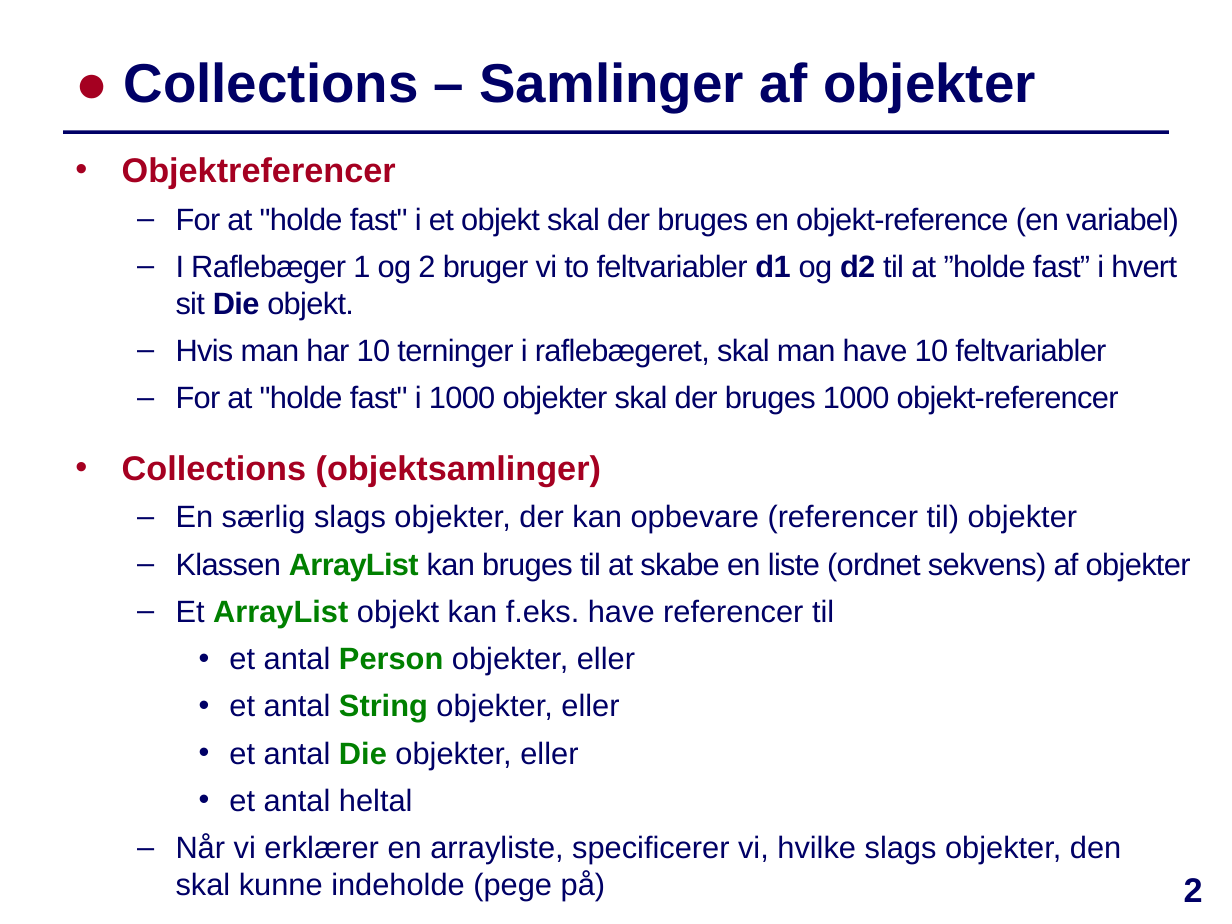
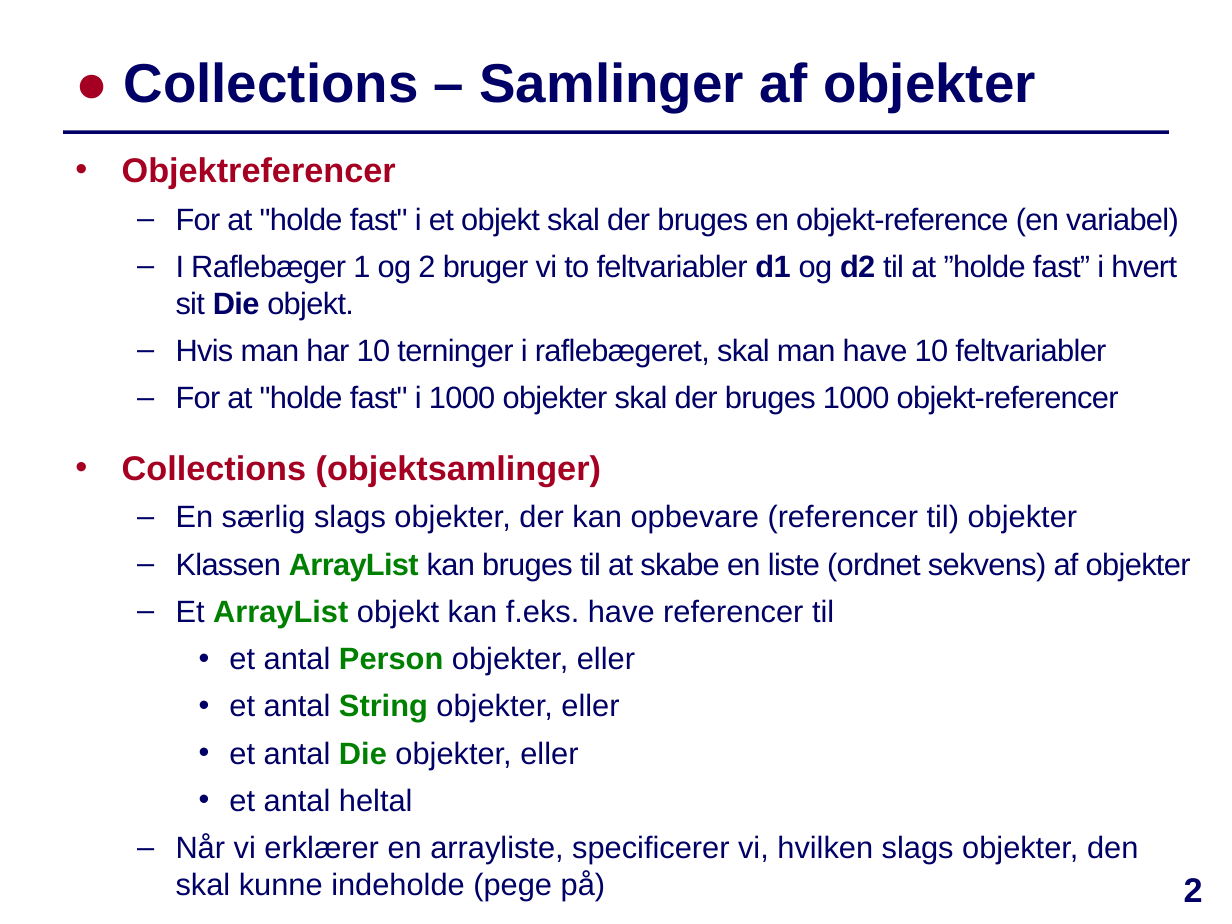
Before and after one commit to IntProgAU/Materiale, a slide deck: slide 2 of web/e22/uge_3a/Slides-Uge3-Mandag.pptx. Drawn at 1232x924 pixels with LibreOffice and Linux fonts; fonts in the diff are those of the drawing. Boxes give left, top, right and bottom in pixels: in the first picture for what was removed or moved away, otherwise in the second. Text is boxed around its words. In the diff, an @@ line names an element or a change of style, - is before the commit and + after.

```diff
--- a/web/e22/uge_3a/Slides-Uge3-Mandag.pptx
+++ b/web/e22/uge_3a/Slides-Uge3-Mandag.pptx
@@ text at (176, 834, 1138, 901): text changed @@
-  – Når vi erklærer en arrayliste, specificerer vi, hvilke slags objekter, den
-    skal kunne indeholde (pege på)
+  – Når vi erklærer en arrayliste, specificerer vi, hvilken slags objekter, den
+    skal kunne indeholde (pege på)
```
Also in this commit, not shown: 1 other slide changed, 1 other file.
